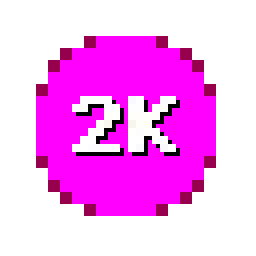
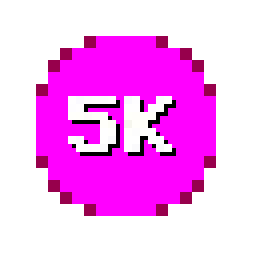
Two versions of the same layered image (256px x 256px). Layer-by-layer changes:
removed layer "2K" over [left=72, top=96, right=176, bottom=152]
removed layer "2K shadow" over [left=76, top=100, right=180, bottom=156]
added layer "5K" above "5K shadow" over [left=68, top=96, right=172, bottom=152]
added layer "5K shadow" above "10K" over [left=72, top=100, right=176, bottom=156]
